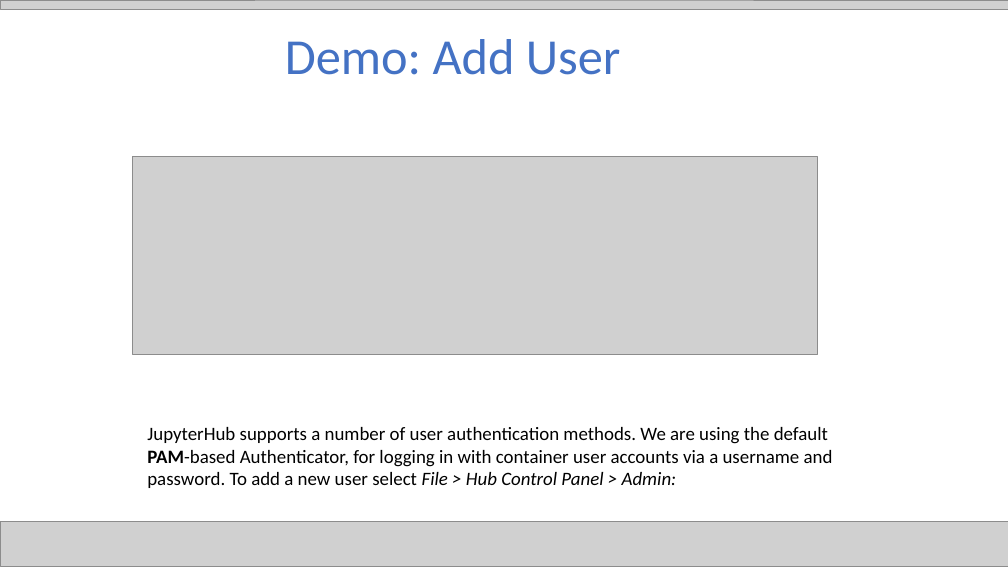
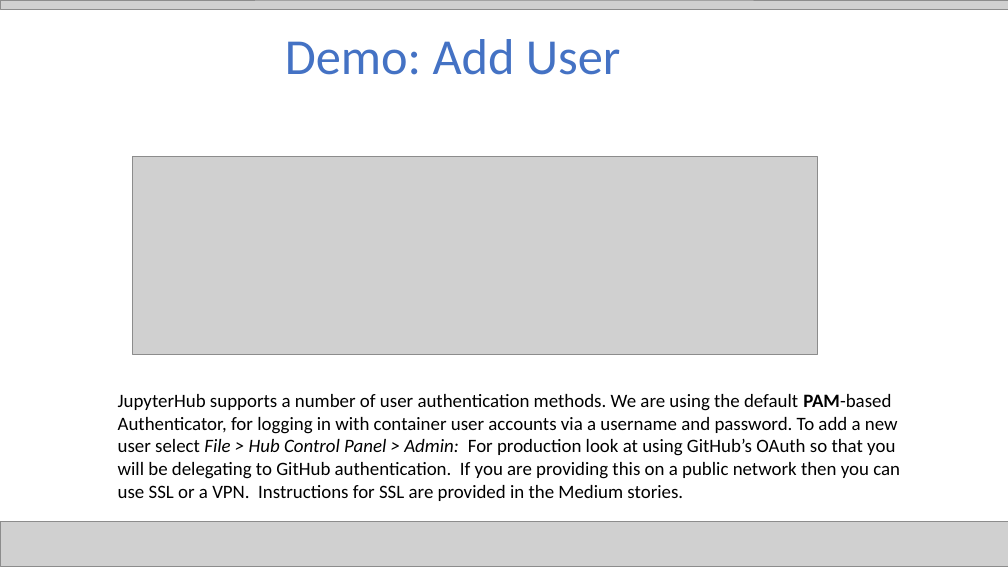
Before and after one commit to jgunderson/presentations, a slide deck: slide 22 of JupyterHub Collaboration.pptx (slide 19 before the commit). Drawn at 1008x567 pixels with LibreOffice and Linux fonts; fonts in the diff are those of the drawing; grey boxes stand for pictures. Boxes give left, top, right and bottom in pixels: in the first picture for what was removed or moved away, otherwise in the second. Text is boxed around its words. In the diff, an @@ line names an element or a change of style, - is before the commit and + after.

```diff
--- a/JupyterHub Collaboration.pptx
+++ b/JupyterHub Collaboration.pptx
@@ text at (118,394,900,501): text changed @@
-JupyterHub supports a number of user authentication methods. We are using the default PAM-based Authenticator, for logging in with container user accounts via a username and password. To add a new user select File > Hub Control Panel > Admin:
+JupyterHub supports a number of user authentication methods. We are using the default PAM-based Authenticator, for logging in with container user accounts via a username and password. To add a new user select File > Hub Control Panel > Admin: For production look at using GitHub’s OAuth so that you will be delegating to GitHub authentication. If you are providing this on a public network then you can use SSL or a VPN. Instructions for SSL are provided in the Medium stories.
```
Also in this commit, not shown: 13 other slides changed, 4 slides added, 1 slide removed.
